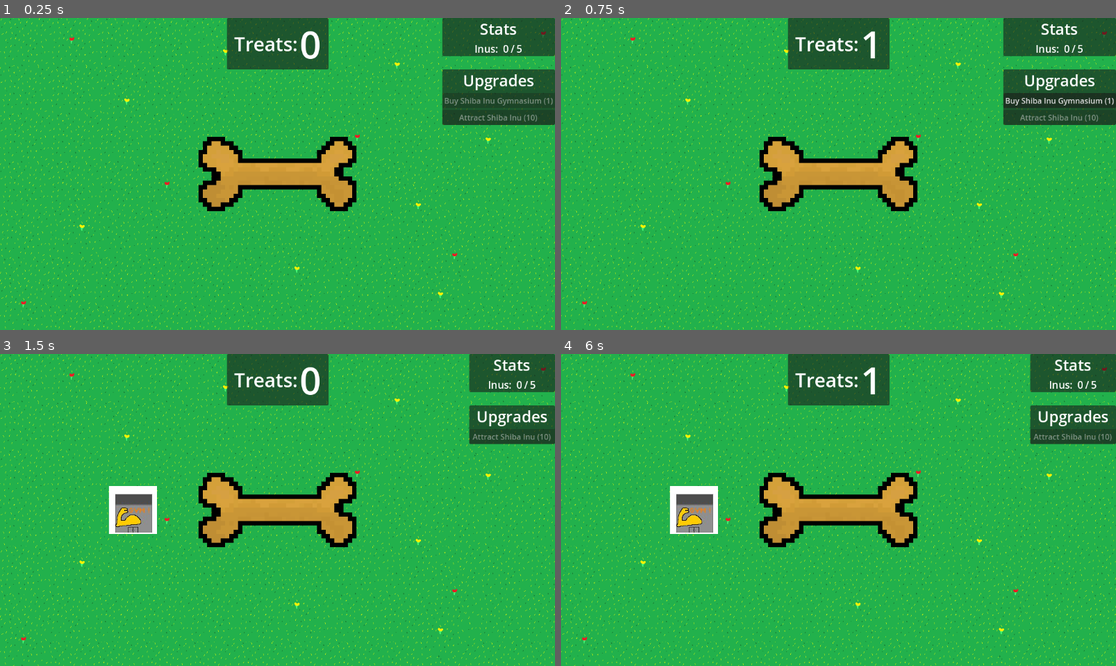
Above: before the commit, frames 1-4 (two rows, left to right).
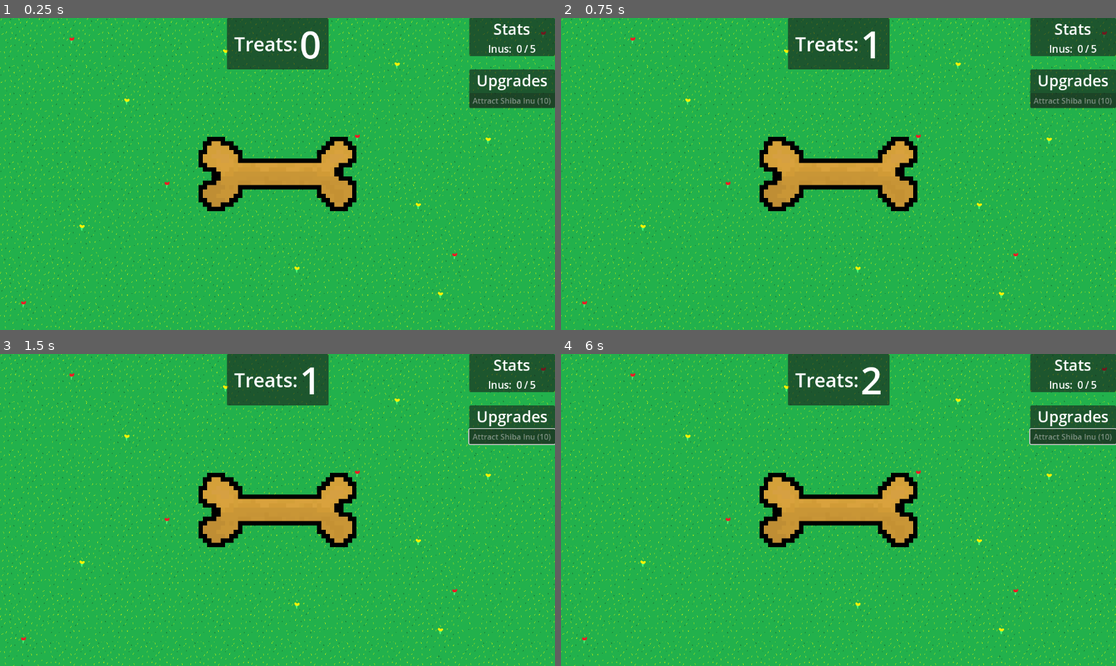
Above: after the commit, the same moments.

Repository: ejmejm/ShibaIdle
Game: Godot game, scene res://scenes/root.tscn
The game is run twice, just before and just after one commit, with the same random seed, the same clock (stepped at 60 frames per second) and the same inputs.
Inputs (mouse positions are in pixels of both pictures, inside the frame that each line leads up to):
- Up to frame 1 (0.25 s): no input
- Up to frame 2 (0.75 s): tap Enter at 0.5 s; press the mouse at (838, 174) at 0.53 s
- Up to frame 3 (1.5 s): release the mouse at (277, 510) at 1.25 s; click (499, 435) at 1.25 s, where only the run before the commit has a clickable "Buy Shiba Inu Gymnasium (1)"
- Up to frame 4 (6 s): tap Space at 2, 3.5, 5 s; move the mouse to (727, 525) at 2.02 s; click (727, 525) at 2.1 s; tap Enter at 2.75, 4.25 s; move the mouse to (894, 441) at 2.77 s; press the mouse at (894, 441) at 2.78 s; move the mouse to (810, 572) at 3.52 s; release the mouse at (810, 572) at 3.53 s; click (810, 572) at 3.6 s; move the mouse to (1005, 556) at 4.27 s; press the mouse at (1005, 556) at 4.28 s; move the mouse to (672, 463) at 5.02 s; release the mouse at (672, 463) at 5.03 s; click (672, 463) at 5.1 s; move the mouse to (866, 510) at 5.77 s; press the mouse at (866, 510) at 5.78 s

The runs differ from the first frame. In frame 1, 3.1% of the frame differs, in the area x 79-100%, y 0-35%; in frame 2, 3.2%; in frame 3, 1.7%; in frame 4, 1.7%.

Commit message:
Added inu speed, some building logic

Diff:
--- a/inu_stats.gd
+++ b/inu_stats.gd
@@ -4,3 +4,4 @@
 
 @export var power: float = 1
 @export var treat_power: int = 1
+@export var speed: int = 1
--- a/scripts/hit_building.gd
+++ b/scripts/hit_building.gd
@@ -7,6 +7,7 @@
 var collisions : int =  0
 var collision_max: int = 10
 var player_stats: PlayerStats
+var inu_stats: InuStats
 
 
 func _ready():
@@ -17,9 +18,13 @@
 func _on_rigid_body_2d_body_entered(body):
 	collisions += 1
 	if collisions >= 10:
-		print("yay you go the gainz")
+		collisions = 0
+		inu_stats.speed *= 1.1
+		await get_tree().create_timer(60).timeout
+		inu_stats.speed = 1.0
+		print("the speed boost is working")
 		#add logic to boost all Inu speed by 10% for 1 min
-		collisions = 0
+
 
 func choose_open_spot() -> Vector2:
 	#pick an unclaimed building spot
--- a/scripts/inu_controller.gd
+++ b/scripts/inu_controller.gd
@@ -14,7 +14,7 @@
 var is_stopping: bool = false
 var bounding_box: Rect2
 var player_stats: PlayerStats
-
+var inu_stats: InuStats
 
 func _ready():
 	# Get player stats so that inu can increase score on collision
@@ -71,7 +71,7 @@
 func move_towards_target():
 	# Move towards the target position with constant speed
 	var direction = (target_position - global_position).normalized()
-	velocity = direction * 100  # Adjust speed as needed
+	velocity = direction * 100 * inu_stats.speed # Adjust speed as needed
 	move_and_slide()
 
 	if get_slide_collision_count() > 0:
--- a/scripts/random_walk.gd
+++ b/scripts/random_walk.gd
@@ -53,7 +53,7 @@
 
 func choose_random_spot() -> Vector2:
 	# Pick a random point within the bounding box
-	return Vector2(
+	return bounding_box.position - Vector2(
 		randi() % int(bounding_box.size.x),
 		randi() % int(bounding_box.size.y)
 	)
--- a/scripts/spawner.gd
+++ b/scripts/spawner.gd
@@ -21,10 +21,10 @@
 		push_error(
 			"Inu type '%s' cannot be spawned because that inu type does not exist" % inu_type)
 
-	var inu: Inu = INU_RESOURCES[inu_type].instantiate()
+	var inu: CharacterBody2D = INU_RESOURCES[inu_type].instantiate()
 	inu.visible = false
 	spawn_container.add_child(inu)
-	inu.position = inu.controller.choose_random_spot()
+	inu.position = inu.choose_random_spot()
 	inu.visible = true
 
 	player_stats.creature_score += 1
--- a/upgrades/gym_upgrade.gd
+++ b/upgrades/gym_upgrade.gd
@@ -12,7 +12,7 @@
 	id = "buy_gym"
 	label = "Buy Shiba Inu Gymnasium"
 	description = "Buy a gym to help your Inu's with their gainz"
-	cost = 1 #1 for testing
+	cost = 50
 	max_purchases = 1
 
 func _on_ready():
@@ -24,8 +24,8 @@
 
 
 func _should_display_logic() -> bool:
-	return true #TODO set as true for testing add logic later
+	return player_stats.n_treats >= cost and player_stats.n_current_inus >= 3 #change to highest treats after Edan commit add
 
 
 func _is_purchasable_logic() -> bool:
-	return true #TODO set as true for testing, add logic later
+	return player_stats.n_treats >= cost and player_stats.max_inu_capacity >= 20
Not shown: 1 places in scenes/inu_stats.tscn that only renumber resources
